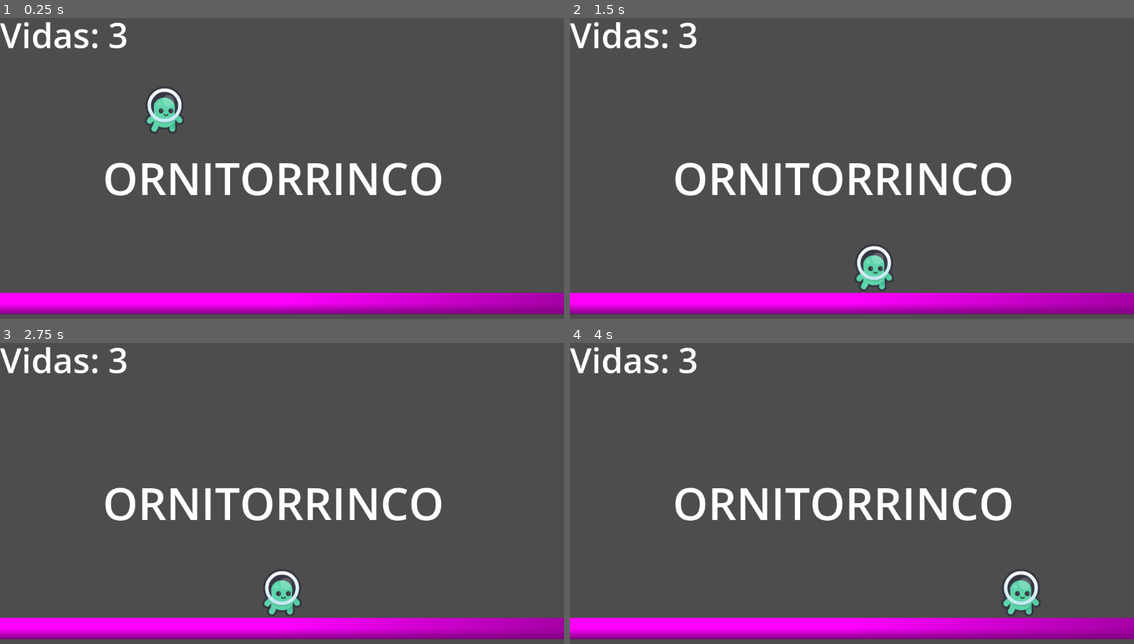
Above: before the commit, frames 1-4 (two rows, left to right).
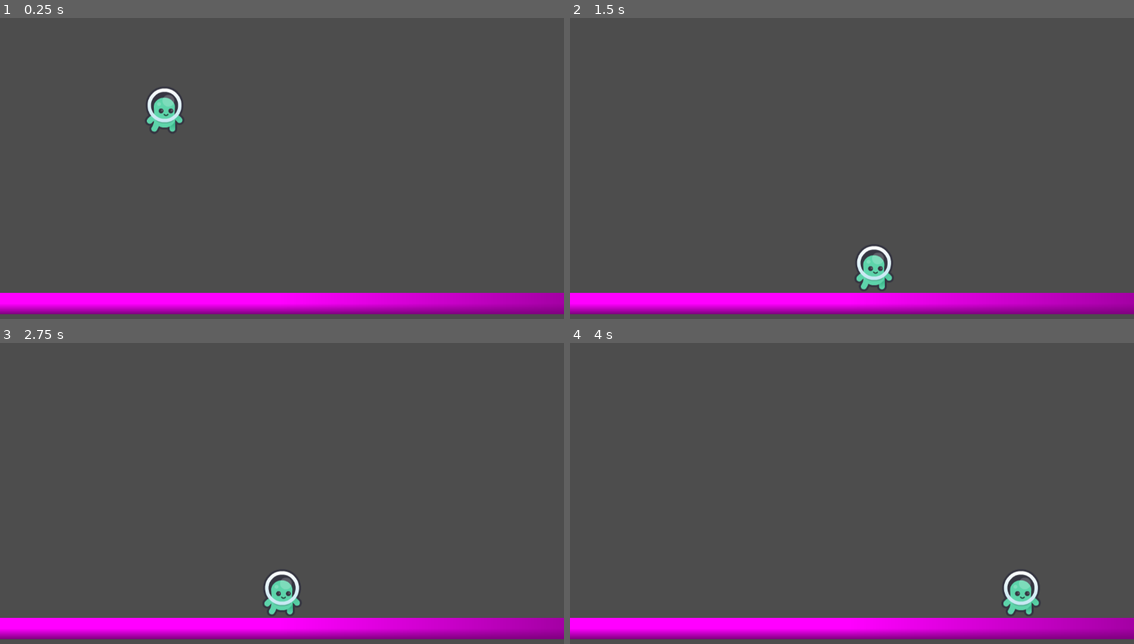
Above: after the commit, the same moments.

Repository: mugrilo18/ComponentsGodot
Game: Godot game, scene res://Scenes/main.tscn
Same seed, same stepped clock (60 frames per second), same inputs: the game is played once before the commit and once after it. The project has no main scene, so this scene is started directly.
Inputs:
- Up to frame 1 (0.25 s): no input
- Up to frame 2 (1.5 s): tap Enter (ui_accept) at 0.5, 0.77 s; hold Right (ui_right) from 0.53 s (still down)
- Up to frame 3 (2.75 s): tap Enter (ui_accept) at 1.52 s; release Right (ui_right) at 2.03 s; hold Left (ui_left) from 2.03 s (still down)
- Up to frame 4 (4 s): release Left (ui_left) at 2.78 s; hold Right (ui_right) from 2.78 s (still down); tap Enter (ui_accept) at 3.02, 3.77 s

The runs differ from the first frame. In frame 1, 3.6% of the frame differs, in the area x 0-79%, y 1-60%; in frame 2, 3.6%; in frame 3, 3.6%; in frame 4, 3.6%.

Commit message:
[Add] Attack Component

Diff:
--- /dev/null
+++ b/Scenes/Components/attack_component.tscn
@@ -0,0 +1,6 @@
+[gd_scene load_steps=2 format=3 uid="uid://b6utdejix3mk2"]
+
+[ext_resource type="Script" uid="uid://c1ejojhe1sule" path="res://Scripts/attack_component.gd" id="1_5ngoh"]
+
+[node name="AttackComponent" type="Node2D"]
+script = ExtResource("1_5ngoh")
--- a/Scenes/HUD.tscn
+++ b/Scenes/HUD.tscn
@@ -1,6 +1,6 @@
 [gd_scene load_steps=4 format=3 uid="uid://bbav88iusnlab"]
 
-[ext_resource type="Script" uid="uid://5473ib1tnqcr" path="res://Scenes/hud.gd" id="1_sd512"]
+[ext_resource type="Script" uid="uid://5473ib1tnqcr" path="res://Scripts/hud.gd" id="1_sd512"]
 
 [sub_resource type="LabelSettings" id="LabelSettings_entsu"]
 font_size = 71
--- a/Scenes/character_body_2d.tscn
+++ b/Scenes/character_body_2d.tscn
@@ -1,6 +1,8 @@
-[gd_scene load_steps=4 format=3 uid="uid://bi6dp8ag1gxl6"]
+[gd_scene load_steps=6 format=3 uid="uid://bi6dp8ag1gxl6"]
 
 [ext_resource type="Texture2D" uid="uid://blxtmdh3vv8a0" path="res://Images/Sprites/character_green_idle.png" id="1_ymxaj"]
+[ext_resource type="PackedScene" uid="uid://bqybdgm2rm7li" path="res://Scenes/Components/health_component.tscn" id="2_88kja"]
+[ext_resource type="PackedScene" uid="uid://b6utdejix3mk2" path="res://Scenes/Components/attack_component.tscn" id="3_it8n0"]
 
 [sub_resource type="SpriteFrames" id="SpriteFrames_88kja"]
 animations = [{
@@ -25,3 +27,12 @@
 position = Vector2(0, 7.5)
 scale = Vector2(4, 4)
 shape = SubResource("CapsuleShape2D_it8n0")
+
+[node name="HealthComponent" parent="." node_paths=PackedStringArray("character", "attackComponent") instance=ExtResource("2_88kja")]
+character = NodePath("..")
+life = true
+maxHealth = 3
+attackComponent = NodePath("../AttackComponent")
+
+[node name="AttackComponent" parent="." instance=ExtResource("3_it8n0")]
+attackDamage = 1
--- a/Scenes/main.tscn
+++ b/Scenes/main.tscn
@@ -1,8 +1,6 @@
-[gd_scene load_steps=7 format=3 uid="uid://bcinw30udtsw6"]
+[gd_scene load_steps=5 format=3 uid="uid://bcinw30udtsw6"]
 
 [ext_resource type="PackedScene" uid="uid://bi6dp8ag1gxl6" path="res://Scenes/character_body_2d.tscn" id="1_bo1nx"]
-[ext_resource type="PackedScene" uid="uid://bbav88iusnlab" path="res://Scenes/HUD.tscn" id="1_jjvhh"]
-[ext_resource type="PackedScene" uid="uid://bqybdgm2rm7li" path="res://Scenes/health_component.tscn" id="2_8gbba"]
 [ext_resource type="Script" uid="uid://bskdrg4447xpj" path="res://Scripts/character_body_2d.gd" id="2_jjvhh"]
 
 [sub_resource type="PlaceholderTexture2D" id="PlaceholderTexture2D_8gbba"]
@@ -12,17 +10,9 @@
 
 [node name="Main" type="Node2D"]
 
-[node name="HUD" parent="." node_paths=PackedStringArray("healthComponent") instance=ExtResource("1_jjvhh")]
-healthComponent = NodePath("../CharacterBody2D/HealthComponent")
-
 [node name="CharacterBody2D" parent="." instance=ExtResource("1_bo1nx")]
 position = Vector2(336, 159)
 script = ExtResource("2_jjvhh")
-
-[node name="HealthComponent" parent="CharacterBody2D" node_paths=PackedStringArray("character") instance=ExtResource("2_8gbba")]
-character = NodePath("..")
-life = true
-maxHealth = 3
 
 [node name="StaticBody2D" type="StaticBody2D" parent="."]
 
--- /dev/null
+++ b/Scripts/attack_component.gd
@@ -0,0 +1,4 @@
+extends Node2D
+class_name Attack
+
+@export var attackDamage : int
--- a/Scripts/health_component.gd
+++ b/Scripts/health_component.gd
@@ -4,9 +4,12 @@
 @export var life:bool
 @export var maxHealth:int
 @export var disapear:bool
+@export var attackComponent:Attack
 
-func _ready() -> void:
+
+func _process(delta: float) -> void:
 	HasLife()
+	print(maxHealth)
 
 func HasLife():
 	if life == true:
@@ -16,7 +19,12 @@
 		pass
 
 func CharacterDie():
-	if disapear == true and !character == null:
+	if disapear == true and character != null:
 		character.queue_free()
 	else:
 		pass
+
+func Damage(attack):
+	if attackComponent != null:
+		attack = attackComponent.attackDamage
+		maxHealth = maxHealth - attack
Renamed: Scenes/health_component.tscn -> Scenes/Components/health_component.tscn
Not shown, added: Scripts/attack_component.gd.uid
Renamed: Scenes/hud.gd -> Scripts/hud.gd
Renamed: Scenes/hud.gd.uid -> Scripts/hud.gd.uid
